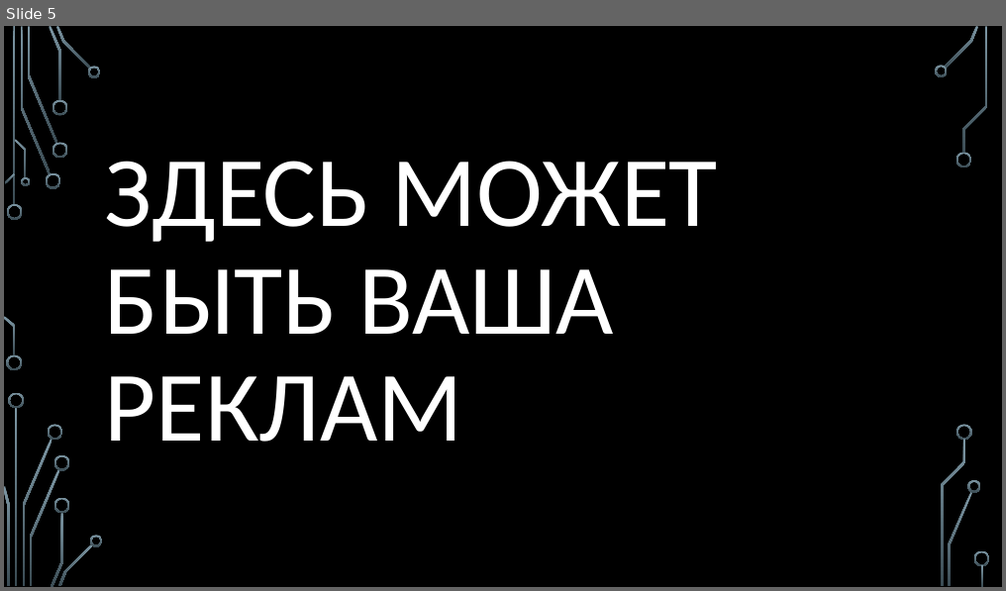
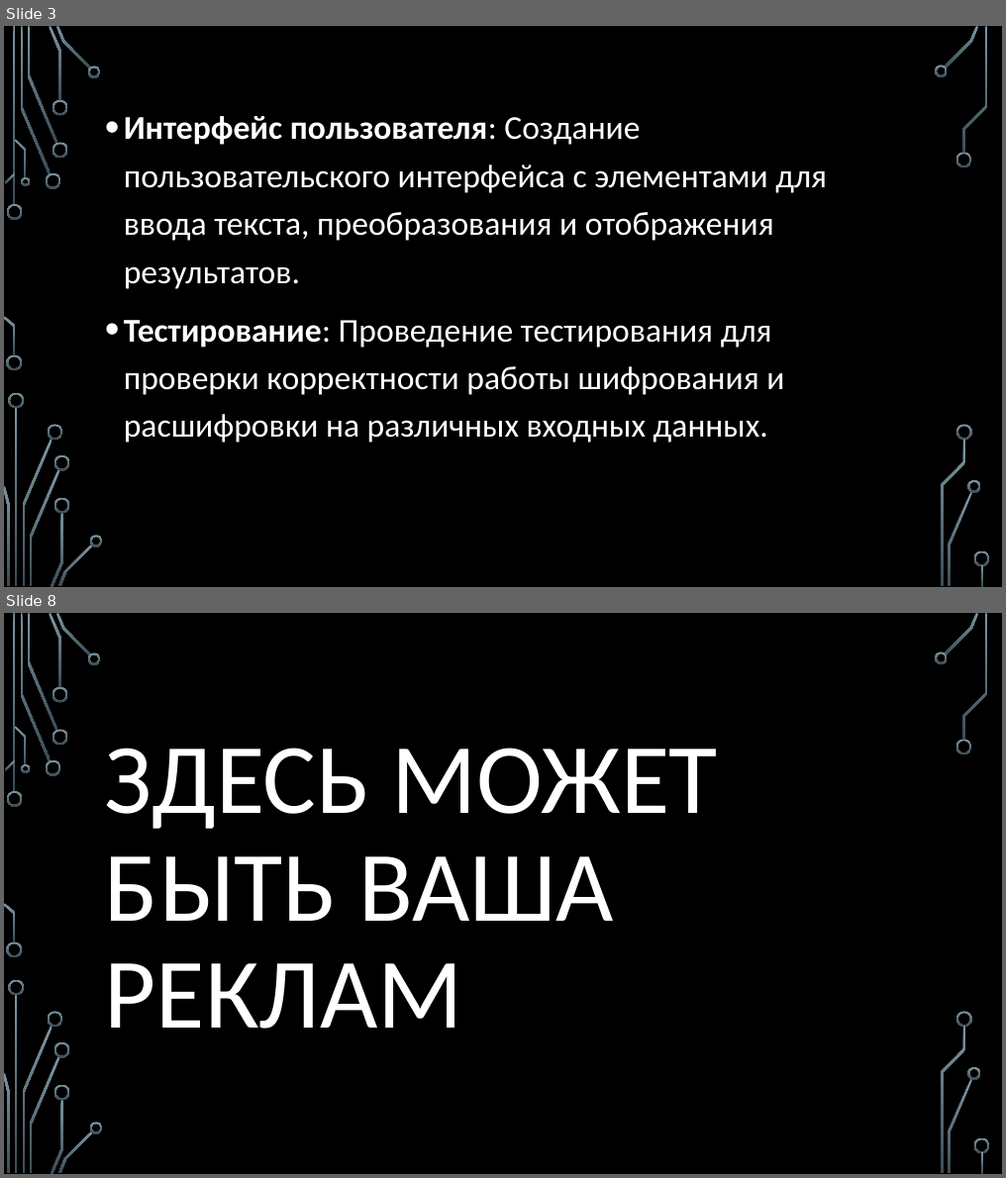
Before and after one commit to astrahanin/project-SOH, a slide deck: ПРИЛОЖЕНИЕ ДЛЯ ШИФРОВАНИЯ И РАСШИФРОВАНИЯ ШТФРОМ Атбаш.pptx. Shown one above the other, each under a label of ours: slide 5 before the commit, slides 3 and 8 after it; the slides between them are not shown. The pictures are 1006x591 and 1006x1178 pixels, drawn with LibreOffice and Linux fonts; fonts in the diff are those of the drawing; background and template pictures are left out. Boxes give left, top, right and bottom in pixels: in the first picture for what was removed or moved away, otherwise in the second. Text is boxed around its words. In the diff, an @@ line names an element or a change of style, - is before the commit and + after.

```diff
--- a/ПРИЛОЖЕНИЕ ДЛЯ ШИФРОВАНИЯ И РАСШИФРОВАНИЯ ШТФРОМ Атбаш.pptx
+++ b/ПРИЛОЖЕНИЕ ДЛЯ ШИФРОВАНИЯ И РАСШИФРОВАНИЯ ШТФРОМ Атбаш.pptx
@@ slide 3 added at [4,26,1002,587], background picture (left out); not listed: 36 template elements that a slide beside it also shows @@
@@ text added at [124,116,827,443], 32 pt, text #FFFFFF @@
+• Интерфейс пользователя: Создание пользовательского интерфейса с элементами для ввода текста, преобразования и отображения результатов.
+• Тестирование: Проведение тестирования для проверки корректности работы шифрования и расшифровки на различных входных данных.
@@ what was slide 5 is now slide 8 @@
```
Also in this commit, not shown: 5 slides changed, 6 other slides added.
